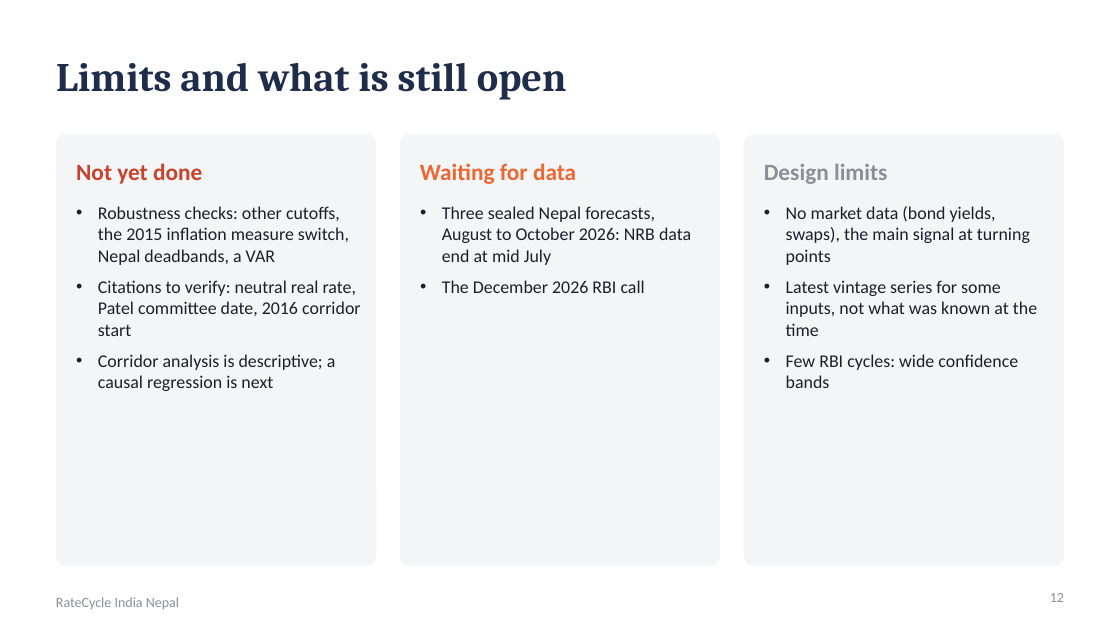
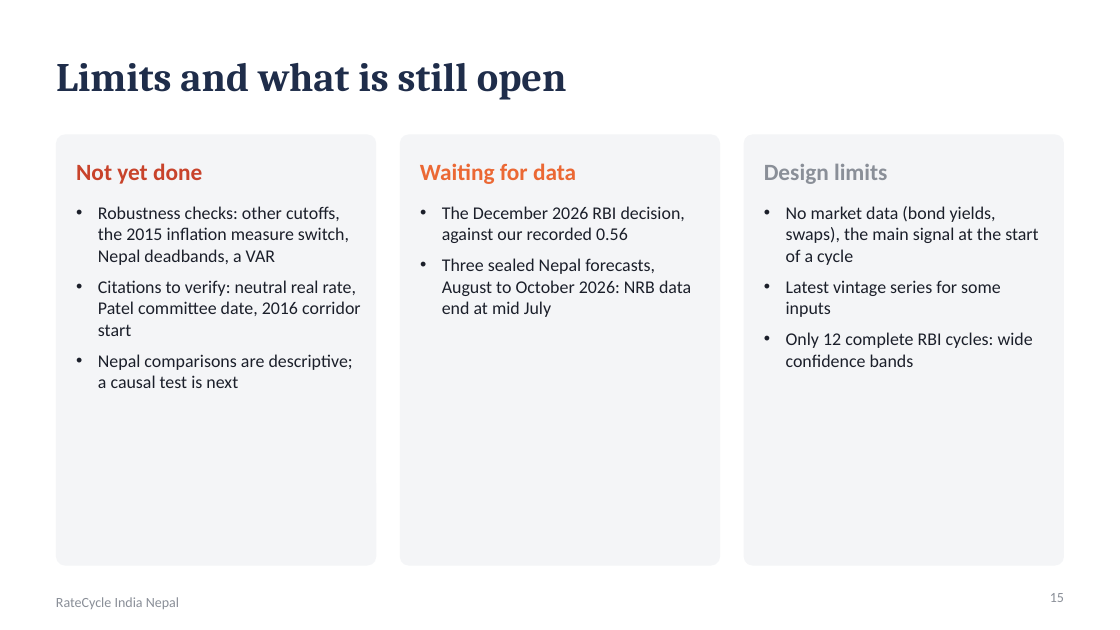
Before and after one commit to sakrit204-byte/interest_rate_cycle_prediction_for_india, a slide deck: slide 15 of reports/presentation/ratecycle_india_nepal.pptx (slide 12 before the commit). Drawn at 1120x630 pixels with LibreOffice and Linux fonts; fonts in the diff are those of the drawing. Boxes give left, top, right and bottom in pixels: in the first picture for what was removed or moved away, otherwise in the second. Text is boxed around its words. In the diff, an @@ line names an element or a change of style, - is before the commit and + after.

Commit message:
Presentation refocused on India's new rate cycle and Nepal under the peg, cycle comparison, decision D053

```diff
--- a/reports/presentation/ratecycle_india_nepal.pptx
+++ b/reports/presentation/ratecycle_india_nepal.pptx
@@ text at [442,206,685,243]: paragraph added @@
+• The December 2026 RBI decision, against our recorded 0.56
@@ text at [786,206,1038,367]: text changed @@
-• No market data (bond yields, swaps), the main signal at turning points
-• Latest vintage series for some inputs, not what was known at the time
-• Few RBI cycles: wide confidence bands
+• No market data (bond yields, swaps), the main signal at the start of a cycle
+• Latest vintage series for some inputs
+• Only 12 complete RBI cycles: wide confidence bands
@@ text at [442,280,645,293]: paragraph removed @@
-• The December 2026 RBI call
@@ text at [98,354,353,388]: text changed @@
-• Corridor analysis is descriptive; a causal regression is next
+• Nepal comparisons are descriptive; a causal test is next
@@ page number at [1050,593,1064,602]: text changed @@
-12
+15
```
Also in this commit, not shown: 8 other slides changed, 4 slides added, 5 other files.
